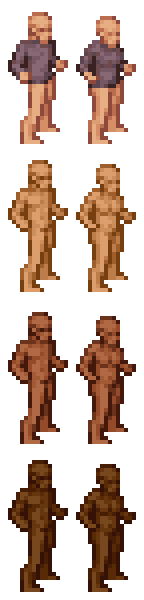
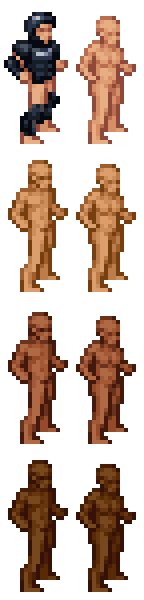
Revision of a layered 144px x 600px image; what changed, layer by layer:
added layer "legguard_hard" above "armguard_hard" over (20, 92, 60, 136)
added layer "armguard_hard" above "helmet_riot" over (4, 56, 24, 80)
added layer "helmet_riot" above "armor_riot" over (24, 12, 56, 48)
added layer "armor_riot" above "sweatshirt" over (12, 32, 60, 84)
hid "sweatshirt" over (8, 40, 128, 88)
